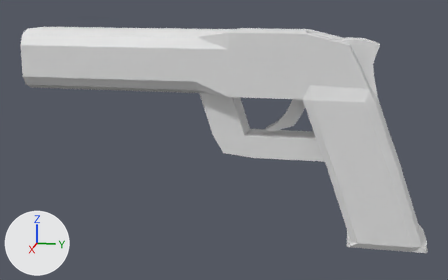
Renders of the Blender file StreamSDnC Project/Assets/_Project/Art/Graphics/Models/gun1 proto.blend from each side of a commit.
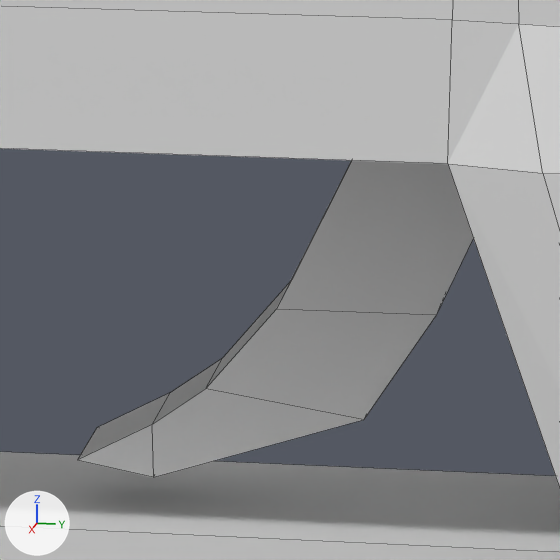
Each version appears first whole from a 50 mm camera at (1.319, 0.016, 0.291) aimed at (0.004, -0.247, -0.037), and next in a close-up on the part from 57% to 70% of the width and 30% to 50% of the height. The axes (+X, +Y, +Z) are drawn at lower left. The lights are the same throughout. The close-ups show mesh edges as thin lines.

Names of what the first close-up shows: 'Gun', 'Trigger'.
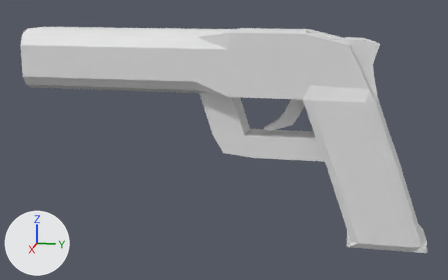
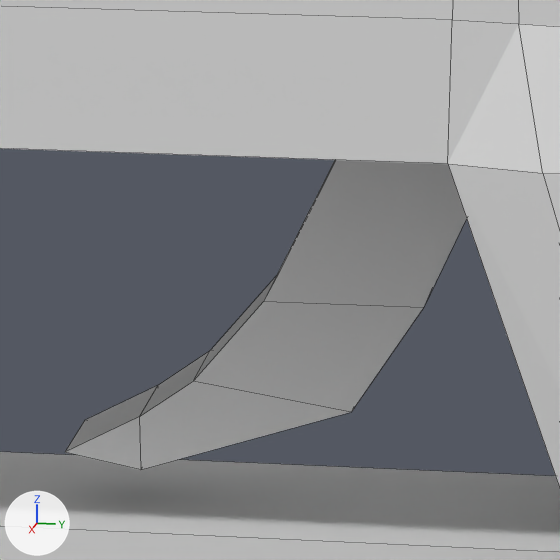
Diff of the bpy script that builds the scene:
```diff
--- a/StreamSDnC Project/Assets/_Project/Art/Graphics/Models/gun1 proto.blend.py
+++ b/StreamSDnC Project/Assets/_Project/Art/Graphics/Models/gun1 proto.blend.py
@@ me_cube_001 @@
 me_cube_001.from_pydata(...)  # 18 vertices, 17 faces; spans x -0.0169..0.0169, y -0.155..-0.0513, z -0.0106..0.087
 # used by ob_trigger; parent = ob_gun; location = (0.0, 0.0, 0.0)
+# me_cube_001 part 1: the whole mesh is moved by (0.0, 0.0656, -0.0796)
@@ ob_trigger @@
 ob_trigger.parent = ob_gun
-ob_trigger.location = (0.0, 0.0, 0.0)
+ob_trigger.location = (0.0, -0.0684, 0.0812)
```

Boxes (x1, y1, x2, y2) around the edits, measured in the close-ups (560 x 560 px):
'Trigger', moved: before (77, 160, 473, 477); after (65, 160, 467, 470)
